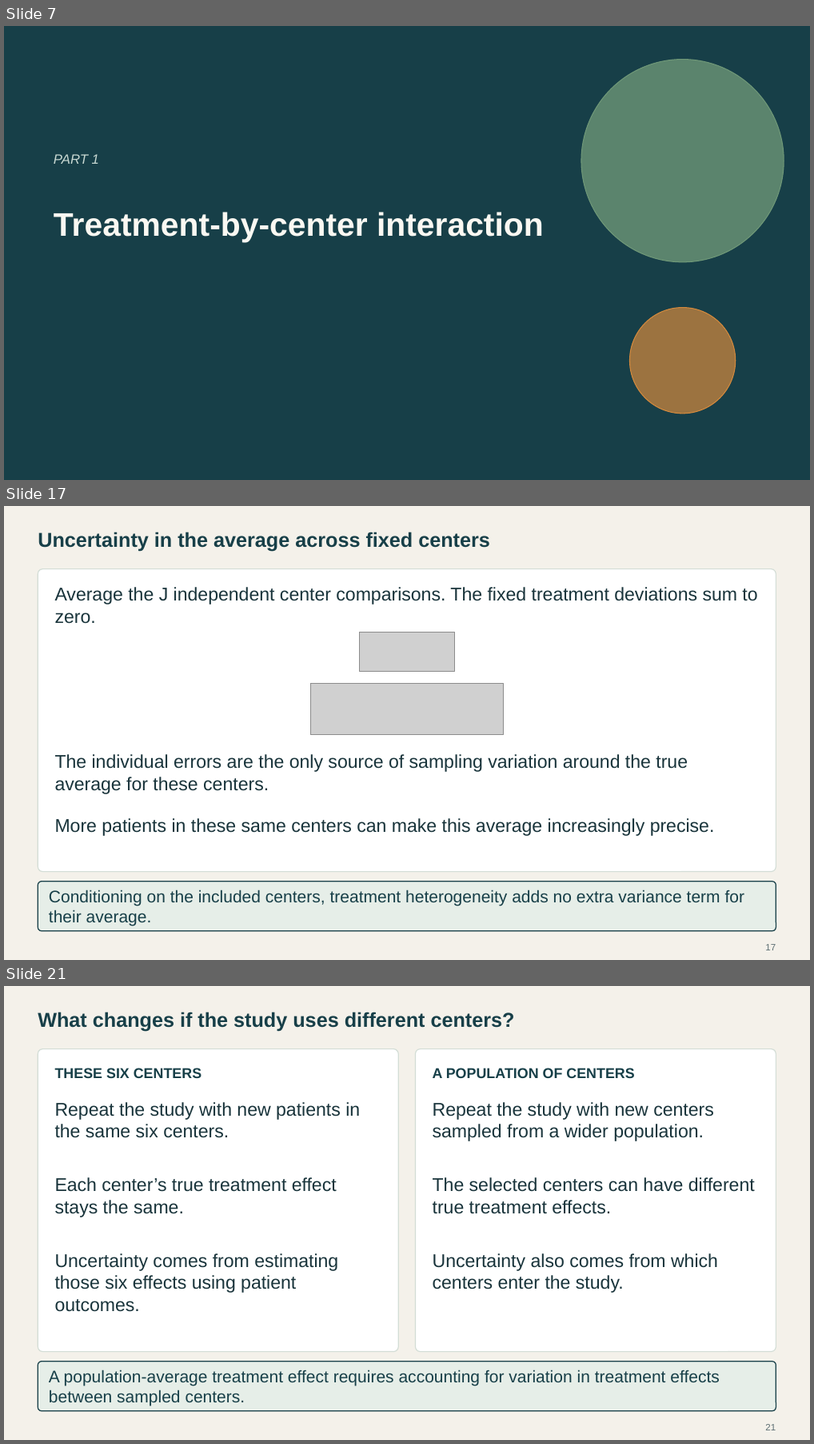
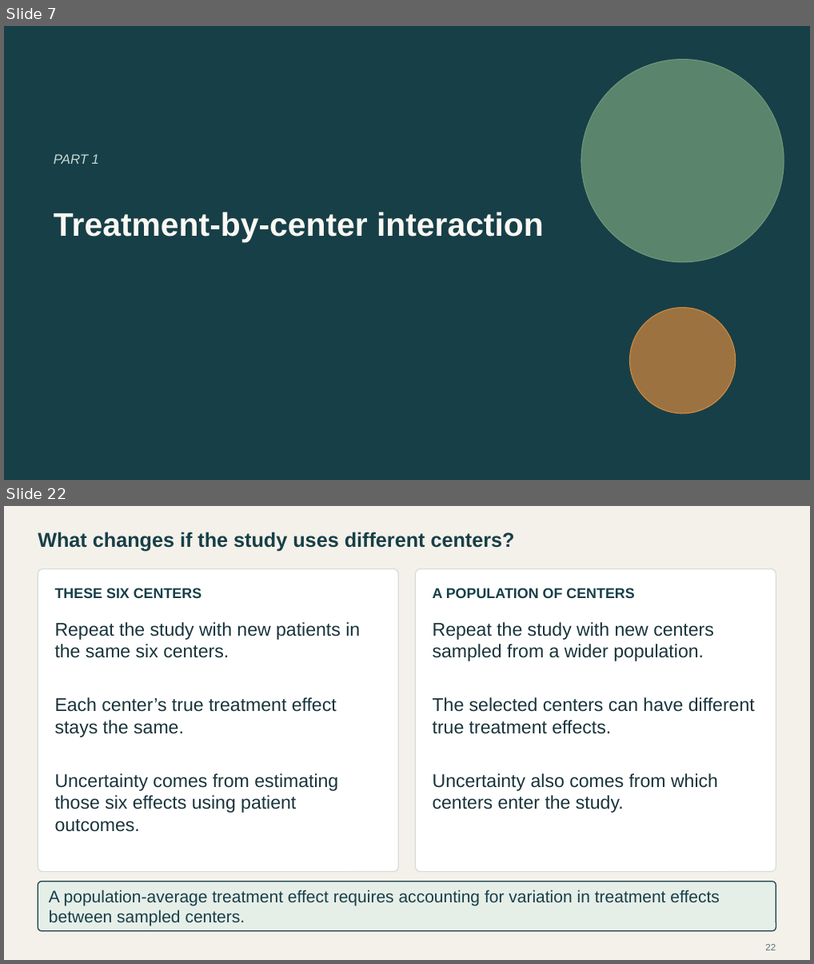
Before and after one commit to Postmus/BeyondMLR, a slide deck: lectures_2627/week2/Beyond_MLR_Week_2.pptx. Shown one above the other, each under a label of ours: slides 7, 17 and 21 before the commit, slides 7 and 22 after it; the slides between them are not shown. The pictures are 814x1444 and 814x964 pixels, drawn with LibreOffice and Linux fonts; fonts in the diff are those of the drawing; grey boxes stand for pictures. Boxes give left, top, right and bottom in pixels: in the first picture for what was removed or moved away, otherwise in the second. Text is boxed around its words. In the diff, an @@ line names an element or a change of style, - is before the commit and + after.

Commit message:
Refine Week 2 interaction case study and simplify uncertainty discussion

```diff
--- a/lectures_2627/week2/Beyond_MLR_Week_2.pptx
+++ b/lectures_2627/week2/Beyond_MLR_Week_2.pptx
@@ slide 17 removed at bbox=[4, 506, 810, 960], background #F4F1EA @@
@@ text removed at bbox=[38, 532, 490, 552] @@
-Uncertainty in the average across fixed centers
@@ rounded rectangle removed at bbox=[38, 569, 777, 872] @@
@@ text removed at bbox=[55, 587, 758, 624] @@
-Average the J independent center comparisons. The fixed treatment deviations sum to zero.
@@ picture removed at bbox=[360, 632, 455, 671] @@
@@ picture removed at bbox=[310, 684, 504, 735] @@
@@ text removed at bbox=[55, 754, 688, 794] @@
-The individual errors are the only source of sampling variation around the true average for these centers.
@@ text removed at bbox=[55, 818, 715, 836] @@
-More patients in these same centers can make this average increasingly precise.
@@ rounded rectangle removed at bbox=[38, 881, 777, 931] @@
@@ text removed at bbox=[49, 889, 746, 926] @@
-Conditioning on the included centers, treatment heterogeneity adds no extra variance term for their average.
@@ page number removed at bbox=[766, 944, 776, 950] @@
-17
@@ what was slide 21 is now slide 22 @@
@@ page number at bbox=[766, 944, 776, 950]: text changed @@
-21
+22
```
Also in this commit, not shown: 2 slides changed, 13 slides added, 11 other slides removed, 32 other files.
